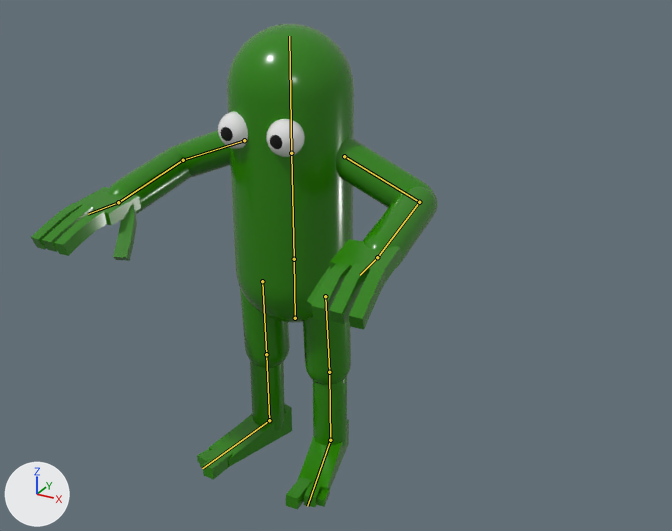
Renders of the Blender file assets/Player.blend from each side of a commit.
One viewpoint serves both versions: a 50 mm camera at (2.05, -3.33, 2.68) aimed at (0.23, -0.02, 1.02). The lights are fixed; the arrows at lower left show +X, +Y and +Z. The bones that bend it are drawn over the model as lines.

The first picture shows 'Pickle'.
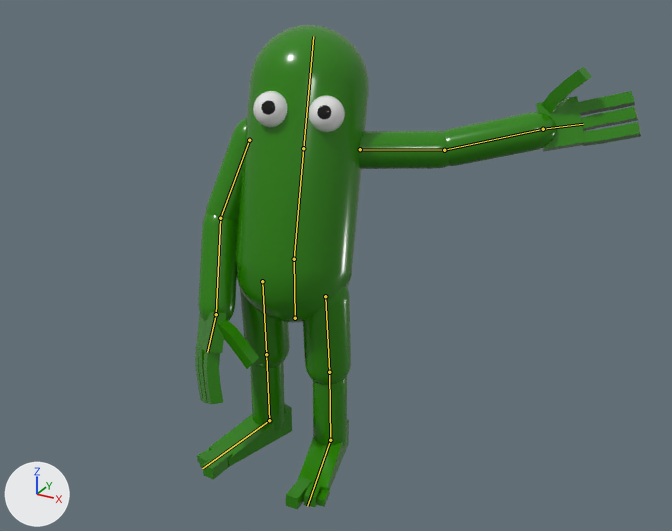
The newer file adds an action. The first version stands in its rest pose; the second is drawn at frame 2 of the action 'Attack_Hand_Left'.

The change in detail:
Bone 'Spine' (bone_spine) turns from (0, 0, 0) to (-21, 21, -3) degrees about its own x, y and z.
Bone 'Arm_L' (bone_arm_l) turns from (0, 0, 0) to (-42, -133, 42) degrees about its own x, y and z.
Bone 'Forearm_L' (bone_forearm_l) turns from (0, 0, 0) to (74, -27, 7) degrees about its own x, y and z.
Bone 'Arm_R' (bone_arm_r) turns from (0, 0, 0) to (-52, 0, 0) degrees about its own x, y and z.
Bone 'Forearm_R' (bone_forearm_r) turns from (0, 0, 0) to (64, 26, -19) degrees about its own x, y and z.

Boxes [x1, y1, x2, y2] around the edits, measured in the pictures (672 x 531 px):
'Pickle', posed (10% wider): before [31, 24, 438, 510]; after [195, 25, 641, 510]
bone 'Spine', root to tip: before (294, 259) to (291, 153); after (294, 259) to (303, 148)
bone 'Arm_L', root to tip: before (344, 156) to (419, 202); after (360, 149) to (444, 150)
bone 'Forearm_L', root to tip: before (419, 202) to (377, 257); after (444, 150) to (543, 129)
bone 'Arm_R', root to tip: before (244, 140) to (183, 160); after (249, 140) to (220, 218)
bone 'Forearm_R', root to tip: before (183, 160) to (118, 202); after (220, 218) to (216, 314)
